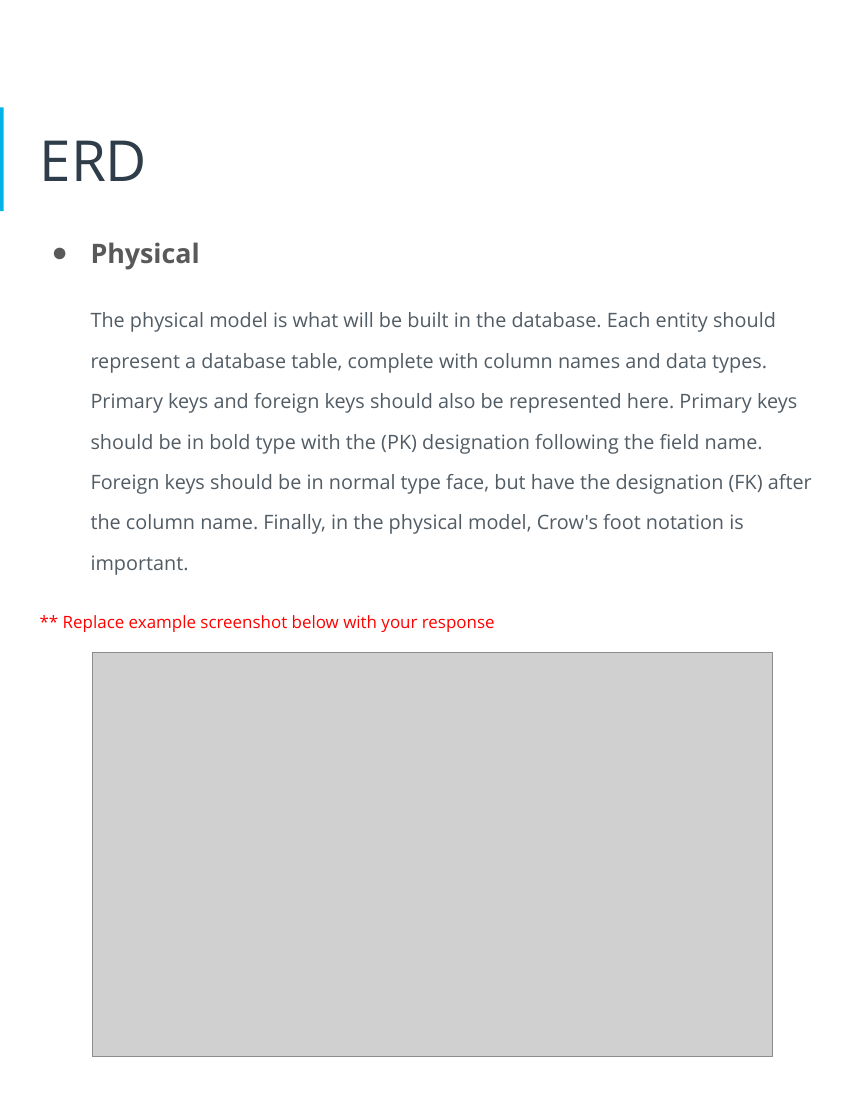
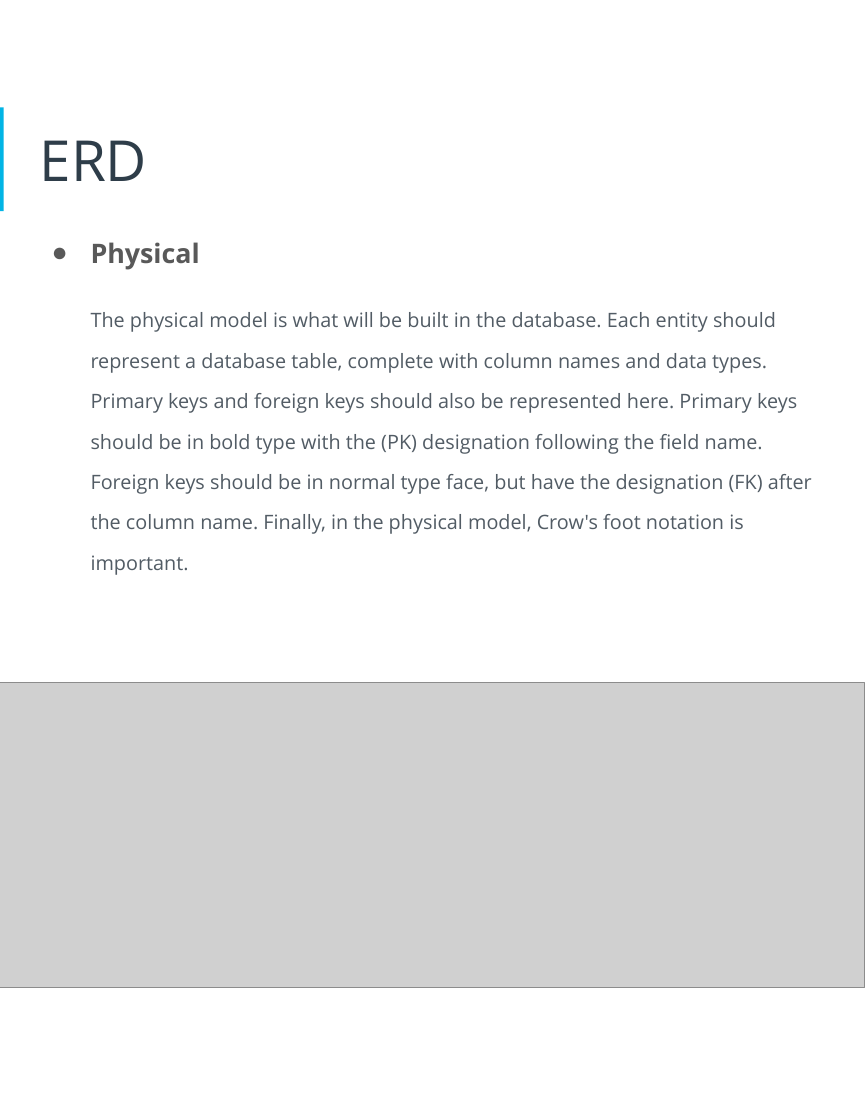
Before and after one commit to MartyP233/data-architecture-nanodegree, a slide deck: slide 14 of assignments/HR Database/project submission.pptx. Drawn at 865x1120 pixels with LibreOffice and Linux fonts; fonts in the diff are those of the drawing; grey boxes stand for pictures. Boxes give left, top, right and bottom in pixels: in the first picture for what was removed or moved away, otherwise in the second. Text is boxed around its words. In the diff, an @@ line names an element or a change of style, - is before the commit and + after.

```diff
--- a/assignments/HR Database/project submission.pptx
+++ b/assignments/HR Database/project submission.pptx
@@ text at (63, 615, 495, 632): paragraph removed @@
-** Replace example screenshot below with your response
@@ picture: place and size @@
-picture at (93, 652, 772, 1056)
+picture at (0, 682, 865, 987)
```
Also in this commit, not shown: 2 other slides changed.
